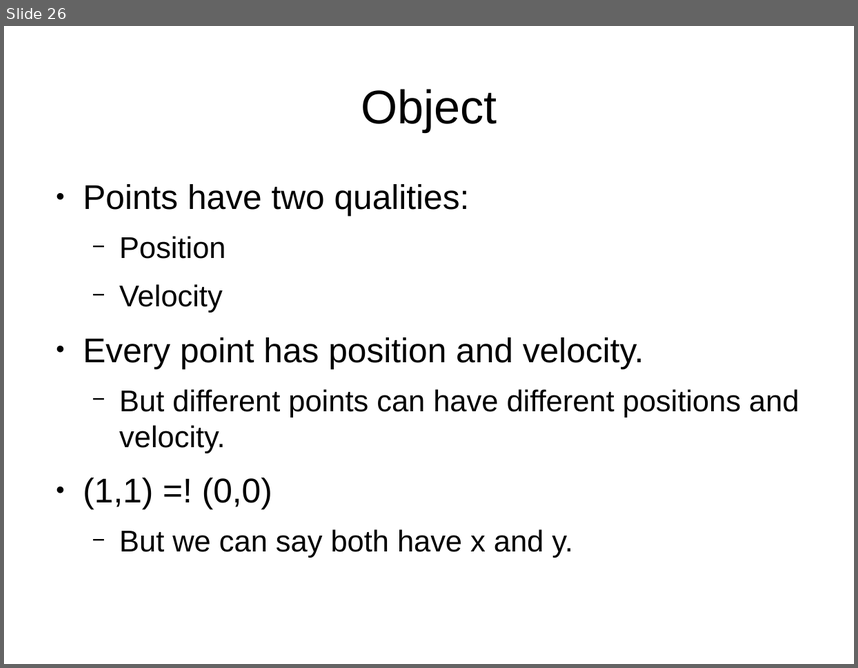
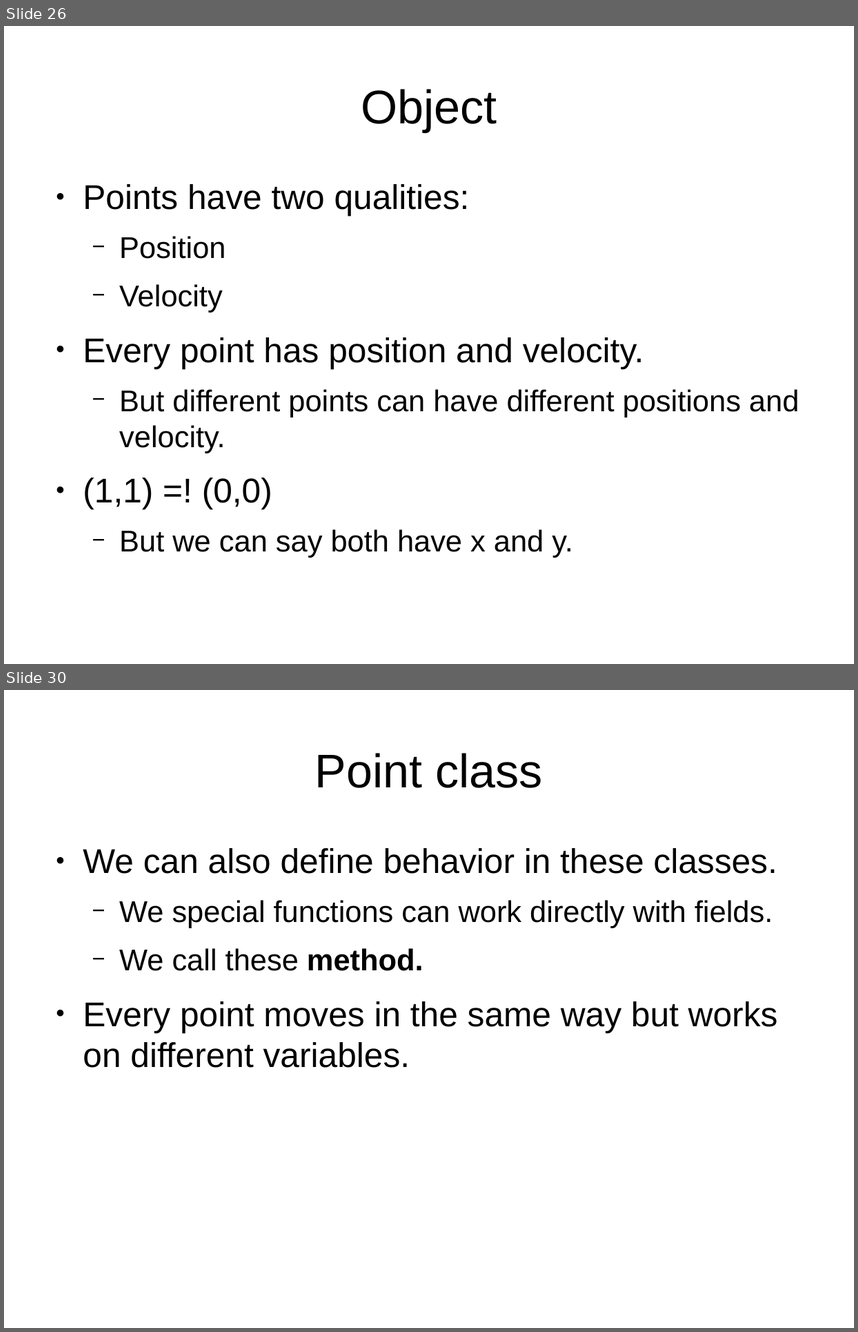
Before and after one commit to f0lie/basic_python_workshop, a slide deck: powerpoint.odp. Shown one above the other, each under a label of ours: slide 26 before the commit, slides 26 and 30 after it; the slides between them are not shown. The pictures are 858x668 and 858x1332 pixels, drawn with LibreOffice and Linux fonts; fonts in the diff are those of the drawing. Boxes give left, top, right and bottom in pixels: in the first picture for what was removed or moved away, otherwise in the second. Text is boxed around its words. In the diff, an @@ line names an element or a change of style, - is before the commit and + after.

Commit message:
Added point class

```diff
--- a/powerpoint.odp
+++ b/powerpoint.odp
@@ slide 30 added at (4,690,854,1328), background #FFFFFF @@
@@ title added at (315,753,543,788), 44 pt, text #000000 @@
+Point class
@@ text added at (83,848,778,1067), 32 pt, text #000000 @@
+● We can also define behavior in these classes.
+  − We special functions can work directly with fields.
+  − We call these method.
+● Every point moves in the same way but works on different variables.
```
Also in this commit, not shown: 1 slide changed, 2 other slides added, 1 other file.
